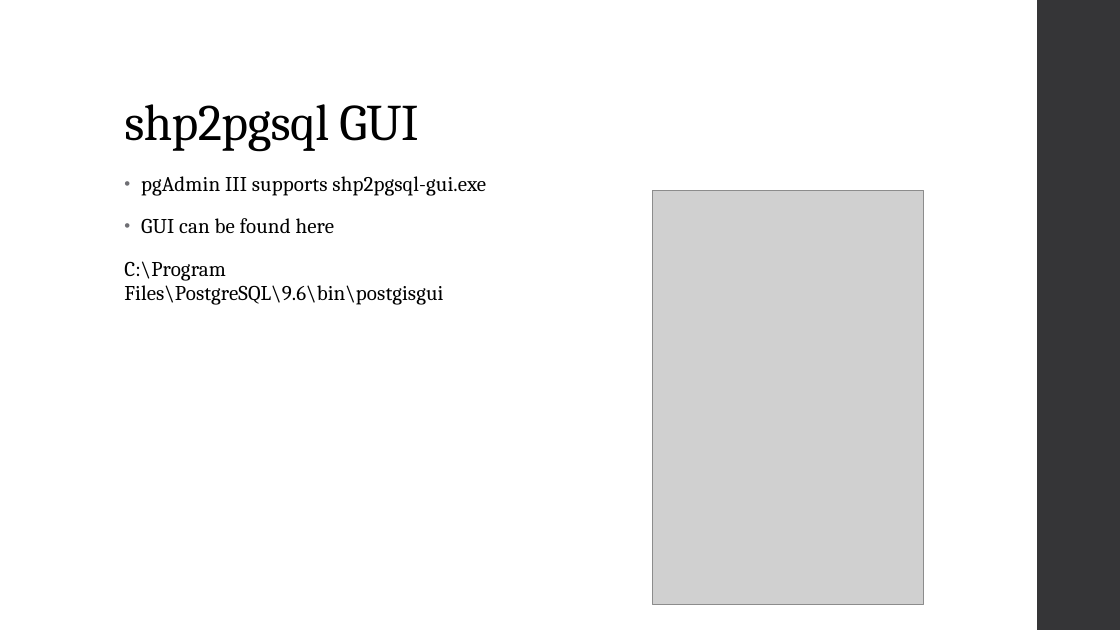
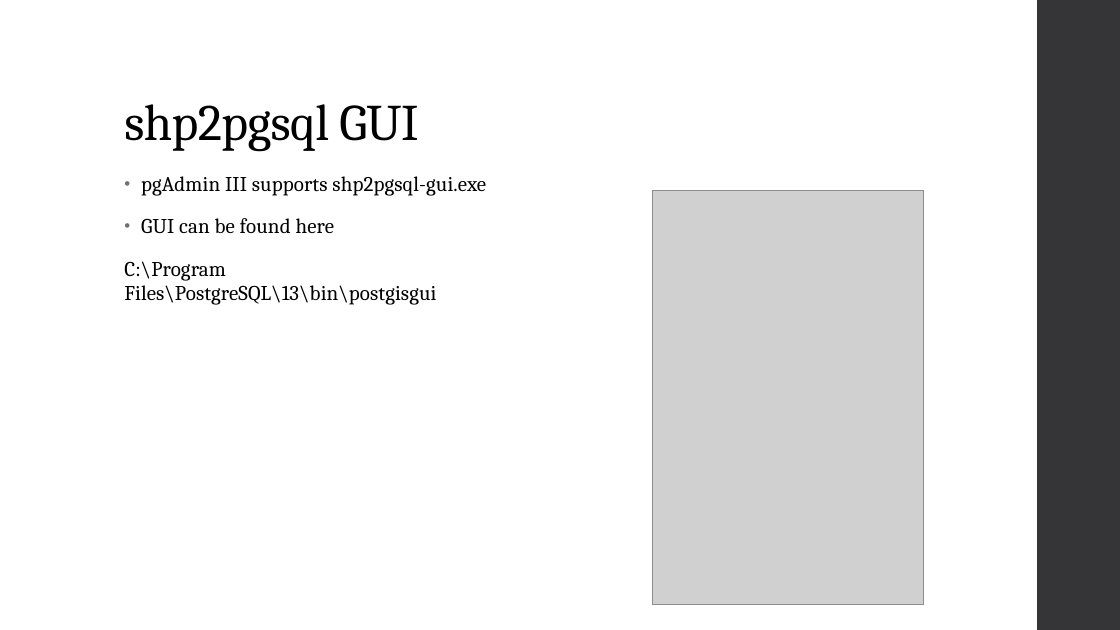
Before and after one commit to MGIS-UMN/GIS5577_week5, a slide deck: slide 16 of Spatial_Databases.odp. Drawn at 1120x630 pixels with LibreOffice and Linux fonts; fonts in the diff are those of the drawing; grey boxes stand for pictures. Boxes give left, top, right and bottom in pixels: in the first picture for what was removed or moved away, otherwise in the second. Text is boxed around its words. In the diff, an @@ line names an element or a change of style, - is before the commit and + after.

Commit message:
updated for 2025

```diff
--- a/Spatial_Databases.odp
+++ b/Spatial_Databases.odp
@@ text at (124, 261, 436, 305): text changed @@
-C:\Program Files\PostgreSQL\9.6\bin\postgisgui
+C:\Program Files\PostgreSQL\13\bin\postgisgui
```
